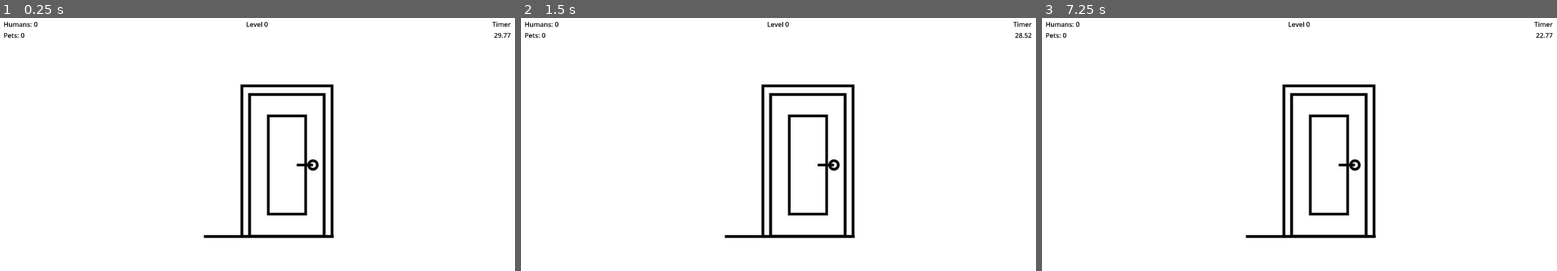
Above: before the commit, frames 1-3 (left to right).
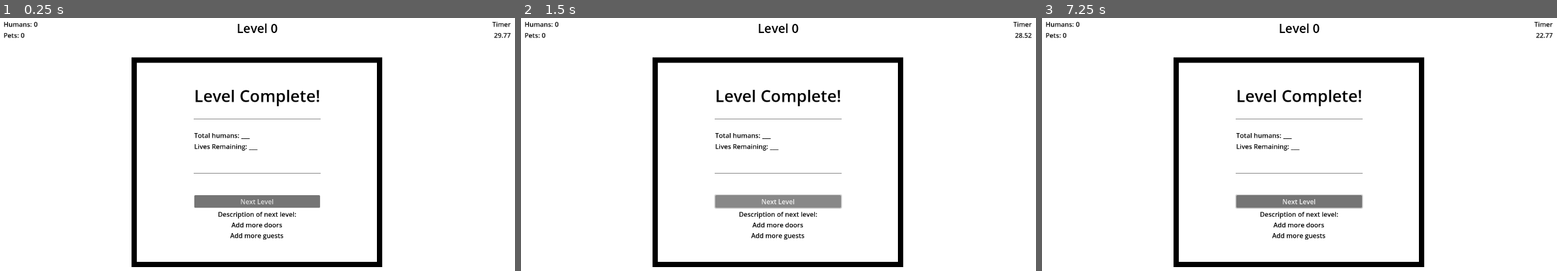
Above: after the commit, the same moments.

Repository: cjee246/NoPetsAllowed
Game: Godot game, scene res://scenes/main/main_game.tscn
The game is run twice, just before and just after one commit, with the same random seed, the same clock (stepped at 60 frames per second) and the same inputs.
Inputs (mouse positions are in pixels of both pictures, inside the frame that each line leads up to):
- Up to frame 1 (0.25 s): no input
- Up to frame 2 (1.5 s): click (778, 202) at 0.5 s, where only the run after the commit has a clickable "Next Level"; click (778, 202) at 1.25 s, where only the run after the commit has a clickable "Next Level"
- Up to frame 3 (7.25 s): click (1299, 202) at 2 s, where only the run after the commit has a clickable "Next Level"; tap Enter at 2.75, 4.25, 5.75 s; move the mouse to (1304, 159) at 2.77 s; click (1304, 159) at 2.92 s; tap Space at 3.5, 5, 6.5 s; move the mouse to (1196, 177) at 3.52 s; click (1196, 177) at 3.67 s; move the mouse to (1351, 98) at 4.27 s; click (1351, 98) at 4.42 s; move the mouse to (1273, 220) at 5.02 s; click (1273, 220) at 5.17 s; move the mouse to (1454, 207) at 5.77 s; click (1454, 207) at 5.92 s; move the mouse to (1139, 119) at 6.52 s; click (1139, 119) at 6.67 s

The runs differ from the first frame. In frame 1, 9.2% of the frame differs, in the area x 25-75%, y 1-99%; in frame 2, 9.3%; in frame 3, 9.3%.

Commit message:
- shifted camera viewport and datum to 0,0 - created level complete UI visuals

Diff:
--- /dev/null
+++ b/no-pets-allowed/scenes/components/level_end.tscn
@@ -0,0 +1,102 @@
+[gd_scene format=3 uid="uid://bxgoxuadiaobw"]
+
+[node name="LevelEnd" type="Control"]
+layout_mode = 3
+anchors_preset = 15
+anchor_right = 1.0
+anchor_bottom = 1.0
+grow_horizontal = 2
+grow_vertical = 2
+
+[node name="Control" type="Control" parent="."]
+anchors_preset = 0
+offset_right = 40.0
+offset_bottom = 40.0
+
+[node name="ColorRect" type="ColorRect" parent="Control"]
+layout_mode = 2
+offset_left = 340.0
+offset_top = 110.0
+offset_right = 940.0
+offset_bottom = 610.0
+mouse_filter = 2
+
+[node name="ReferenceRect" type="ReferenceRect" parent="Control"]
+layout_mode = 2
+offset_left = 340.0
+offset_top = 110.0
+offset_right = 940.0
+offset_bottom = 610.0
+mouse_filter = 2
+border_color = Color(0, 0, 0, 1)
+border_width = 13.0
+editor_only = false
+
+[node name="HBoxContainer" type="HBoxContainer" parent="."]
+layout_mode = 0
+offset_left = 140.0
+offset_top = 110.0
+offset_right = 1140.0
+offset_bottom = 610.0
+alignment = 1
+
+[node name="VBoxContainer" type="VBoxContainer" parent="HBoxContainer"]
+layout_mode = 2
+
+[node name="Label2" type="Label" parent="HBoxContainer/VBoxContainer"]
+modulate = Color(0, 0, 0, 0)
+layout_mode = 2
+theme_override_font_sizes/font_size = 40
+text = "Level Complete!"
+
+[node name="Label" type="Label" parent="HBoxContainer/VBoxContainer"]
+modulate = Color(0, 0, 0, 1)
+layout_mode = 2
+theme_override_font_sizes/font_size = 40
+text = "Level Complete!"
+
+[node name="HSeparator2" type="HSeparator" parent="HBoxContainer/VBoxContainer"]
+layout_mode = 2
+theme_override_constants/separation = 50
+
+[node name="HBoxContainer" type="HBoxContainer" parent="HBoxContainer/VBoxContainer"]
+layout_mode = 2
+
+[node name="Label2" type="Label" parent="HBoxContainer/VBoxContainer/HBoxContainer"]
+modulate = Color(0, 0, 0, 1)
+layout_mode = 2
+text = "Total humans:"
+
+[node name="HumansLabel" type="Label" parent="HBoxContainer/VBoxContainer/HBoxContainer"]
+modulate = Color(0, 0, 0, 1)
+layout_mode = 2
+text = "___"
+
+[node name="HBoxContainer2" type="HBoxContainer" parent="HBoxContainer/VBoxContainer"]
+layout_mode = 2
+
+[node name="Label2" type="Label" parent="HBoxContainer/VBoxContainer/HBoxContainer2"]
+modulate = Color(0, 0, 0, 1)
+layout_mode = 2
+text = "Lives Remaining:"
+
+[node name="LivesLabel" type="Label" parent="HBoxContainer/VBoxContainer/HBoxContainer2"]
+modulate = Color(0, 0, 0, 1)
+layout_mode = 2
+text = "___"
+
+[node name="HSeparator3" type="HSeparator" parent="HBoxContainer/VBoxContainer"]
+layout_mode = 2
+theme_override_constants/separation = 100
+
+[node name="NextButton" type="Button" parent="HBoxContainer/VBoxContainer"]
+layout_mode = 2
+text = "Next Level"
+
+[node name="AddMoreLabel" type="Label" parent="HBoxContainer/VBoxContainer"]
+modulate = Color(0, 0, 0, 1)
+layout_mode = 2
+text = "Description of next level:
+Add more doors
+Add more guests"
+horizontal_alignment = 1
--- a/no-pets-allowed/scenes/components/user_interface.tscn
+++ b/no-pets-allowed/scenes/components/user_interface.tscn
@@ -64,7 +64,8 @@
 [node name="level_label" type="Label" parent="MarginContainer/VBoxContainer2/HBoxContainer/VBoxContainer2"]
 modulate = Color(0, 0, 0, 1)
 layout_mode = 2
-text = "Level 1"
+theme_override_font_sizes/font_size = 30
+text = "Level 0"
 
 [node name="VBoxContainer3" type="VBoxContainer" parent="MarginContainer"]
 layout_mode = 2
--- a/no-pets-allowed/scenes/main/main_game.tscn
+++ b/no-pets-allowed/scenes/main/main_game.tscn
@@ -1,8 +1,9 @@
-[gd_scene load_steps=4 format=3 uid="uid://ciw8kicv5qio"]
+[gd_scene load_steps=5 format=3 uid="uid://ciw8kicv5qio"]
 
 [ext_resource type="PackedScene" uid="uid://bs1scwi8yq7di" path="res://scenes/objects/door.tscn" id="1_2qwqm"]
 [ext_resource type="Script" path="res://scenes/main/main_game.gd" id="1_413jr"]
 [ext_resource type="PackedScene" uid="uid://cudk5len203pr" path="res://scenes/components/user_interface.tscn" id="2_1k3s6"]
+[ext_resource type="PackedScene" uid="uid://bxgoxuadiaobw" path="res://scenes/components/level_end.tscn" id="4_pnaw2"]
 
 [node name="MainGame" type="Node2D"]
 script = ExtResource("1_413jr")
@@ -10,22 +11,18 @@
 [node name="GameManager" type="Node" parent="."]
 
 [node name="Camera2D" type="Camera2D" parent="."]
+position = Vector2(640, 360)
 
 [node name="WhiteBg" type="ColorRect" parent="."]
-offset_left = -640.0
-offset_top = -360.0
-offset_right = 640.0
-offset_bottom = 360.0
+offset_right = 1280.0
+offset_bottom = 720.0
 mouse_filter = 2
 
+[node name="UserInterface" parent="." instance=ExtResource("2_1k3s6")]
+metadata/_edit_use_anchors_ = true
+
 [node name="Door" parent="." instance=ExtResource("1_2qwqm")]
-
-[node name="UserInterface" parent="." instance=ExtResource("2_1k3s6")]
-offset_left = -640.0
-offset_top = -360.0
-offset_right = -640.0
-offset_bottom = -360.0
-metadata/_edit_use_anchors_ = true
+position = Vector2(640, 360)
 
 [node name="LevelTimer" type="Timer" parent="."]
 wait_time = 30.0
@@ -34,6 +31,13 @@
 
 [node name="DoorTimer" type="Timer" parent="."]
 
+[node name="LevelEnd" parent="." instance=ExtResource("4_pnaw2")]
+anchors_preset = 0
+anchor_right = 0.0
+anchor_bottom = 0.0
+grow_horizontal = 1
+grow_vertical = 1
+
 [connection signal="human_entered" from="Door" to="." method="_on_door_human_entered"]
 [connection signal="pet_entered" from="Door" to="." method="_on_door_pet_entered"]
 [connection signal="timeout" from="DoorTimer" to="." method="_on_door_timer_timeout"]
--- a/no-pets-allowed/scenes/objects/door.tscn
+++ b/no-pets-allowed/scenes/objects/door.tscn
@@ -66,7 +66,6 @@
 size = Vector2(351, 378)
 
 [node name="Door" type="Node2D"]
-z_index = 5
 script = ExtResource("1_1mxlq")
 
 [node name="AnimatedSprite2D" type="AnimatedSprite2D" parent="."]
